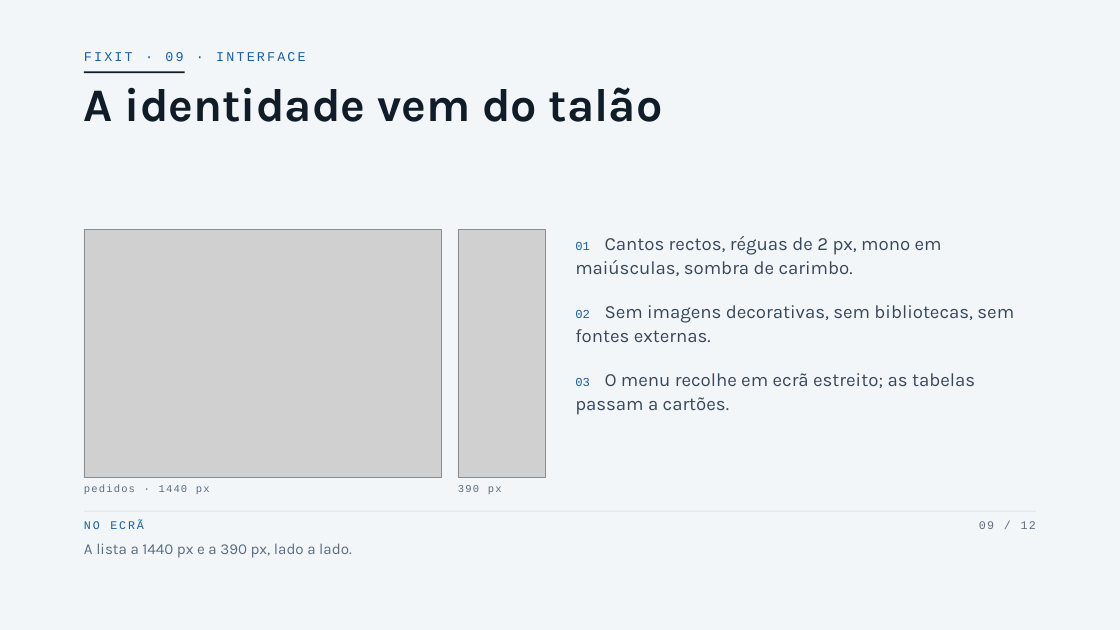
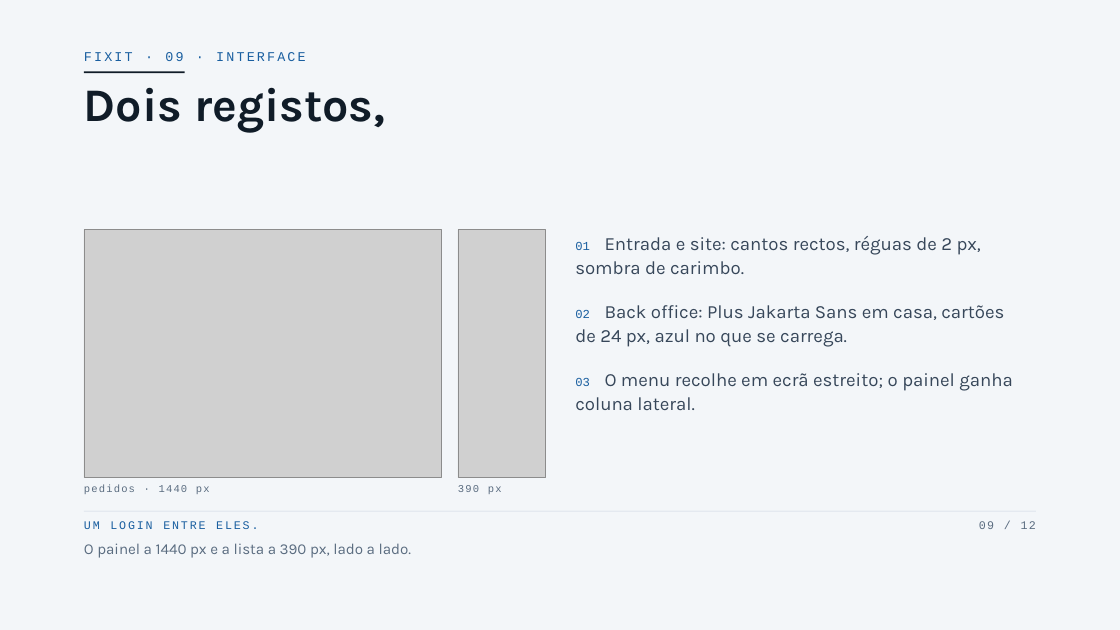
Before and after one commit to martimsilvaproj/fix-it, a slide deck: slide 9 of APRESENTACAO.pptx. Drawn at 1120x630 pixels with LibreOffice and Linux fonts; fonts in the diff are those of the drawing; grey boxes stand for pictures. Boxes give left, top, right and bottom in pixels: in the first picture for what was removed or moved away, otherwise in the second. Text is boxed around its words. In the diff, an @@ line names an element or a change of style, - is before the commit and + after.

```diff
--- a/APRESENTACAO.pptx
+++ b/APRESENTACAO.pptx
@@ text at [84, 87, 385, 133]: text changed @@
-A identidade vem do talão
+Dois registos,
@@ text at [575, 236, 1012, 410]: text changed @@
-01 Cantos rectos, réguas de 2 px, mono em maiúsculas, sombra de carimbo.
-02 Sem imagens decorativas, sem bibliotecas, sem fontes externas.
-03 O menu recolhe em ecrã estreito; as tabelas passam a cartões.
+01 Entrada e site: cantos rectos, réguas de 2 px, sombra de carimbo.
+02 Back office: Plus Jakarta Sans em casa, cartões de 24 px, azul no que se carrega.
+03 O menu recolhe em ecrã estreito; o painel ganha coluna lateral.
@@ text at [84, 521, 258, 529]: text changed @@
-NO ECRÃ
+UM LOGIN ENTRE ELES.
@@ text at [84, 543, 411, 558]: text changed @@
-A lista a 1440 px e a 390 px, lado a lado.
+O painel a 1440 px e a lista a 390 px, lado a lado.
```
Also in this commit, not shown: 1 other slide changed, 11 other files.
